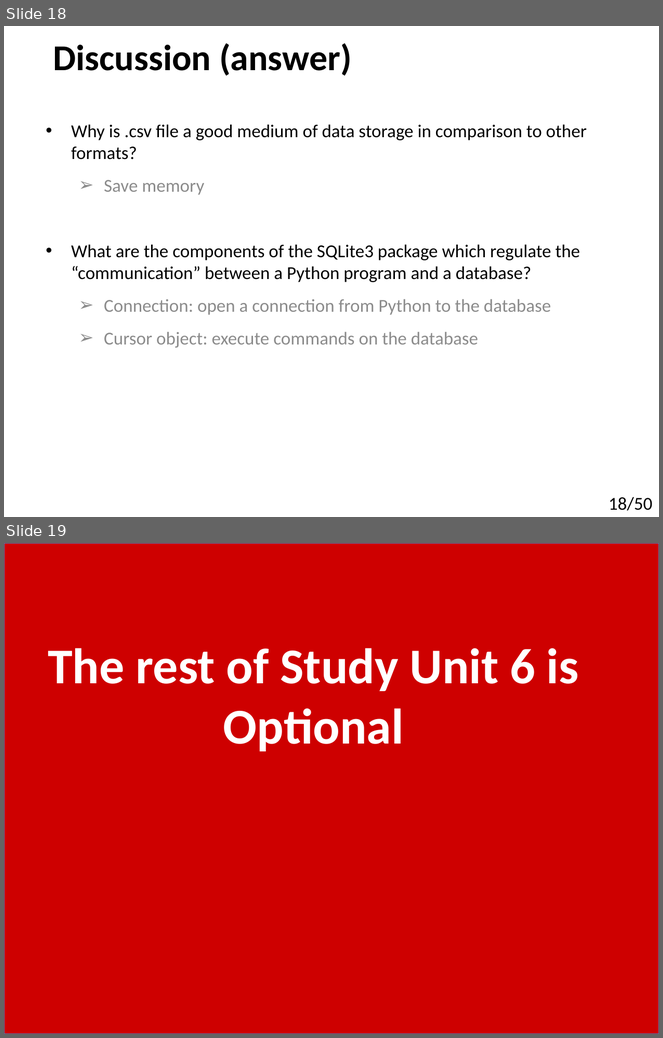
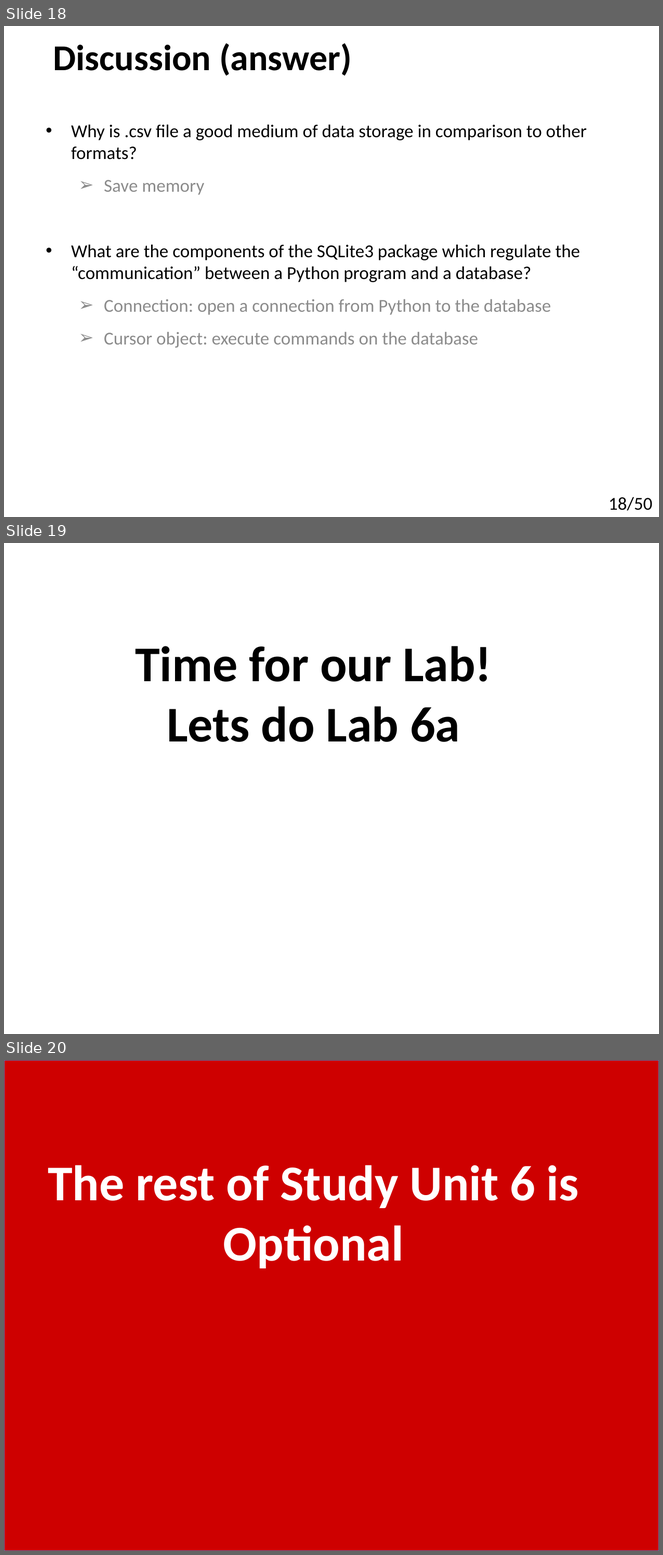
Before and after one commit to munishkumar-gh/munishkumar-gh.github.io, a slide deck: SuSS/2023_Sem1_ANL252_Python_4_Biz/3_Lecturer/Lecture_6/ANL252_SU6_Jan2023 (MK_edits).pptx. Shown one above the other, each under a label of ours: slides 18 and 19 before the commit, slides 18, 19 and 20 after it. The pictures are 663x1038 and 663x1555 pixels, drawn with LibreOffice and Linux fonts; fonts in the diff are those of the drawing; background and template pictures are left out; a plain dark background stands for a picture behind light text. Boxes give left, top, right and bottom in pixels: in the first picture for what was removed or moved away, otherwise in the second. Text is boxed around its words. In the diff, an @@ line names an element or a change of style, - is before the commit and + after.

```diff
--- a/SuSS/2023_Sem1_ANL252_Python_4_Biz/3_Lecturer/Lecture_6/ANL252_SU6_Jan2023 (MK_edits).pptx
+++ b/SuSS/2023_Sem1_ANL252_Python_4_Biz/3_Lecturer/Lecture_6/ANL252_SU6_Jan2023 (MK_edits).pptx
@@ slide 19 added at (4,543,659,1034), background picture (left out) @@
@@ title added at (135,646,492,742), 55 pt, text #000000, bold @@
+Time for our Lab!
+Lets do Lab 6a
@@ what was slide 19 is now slide 20 @@
```
Also in this commit, not shown: 1 slide changed, 54 other files.
